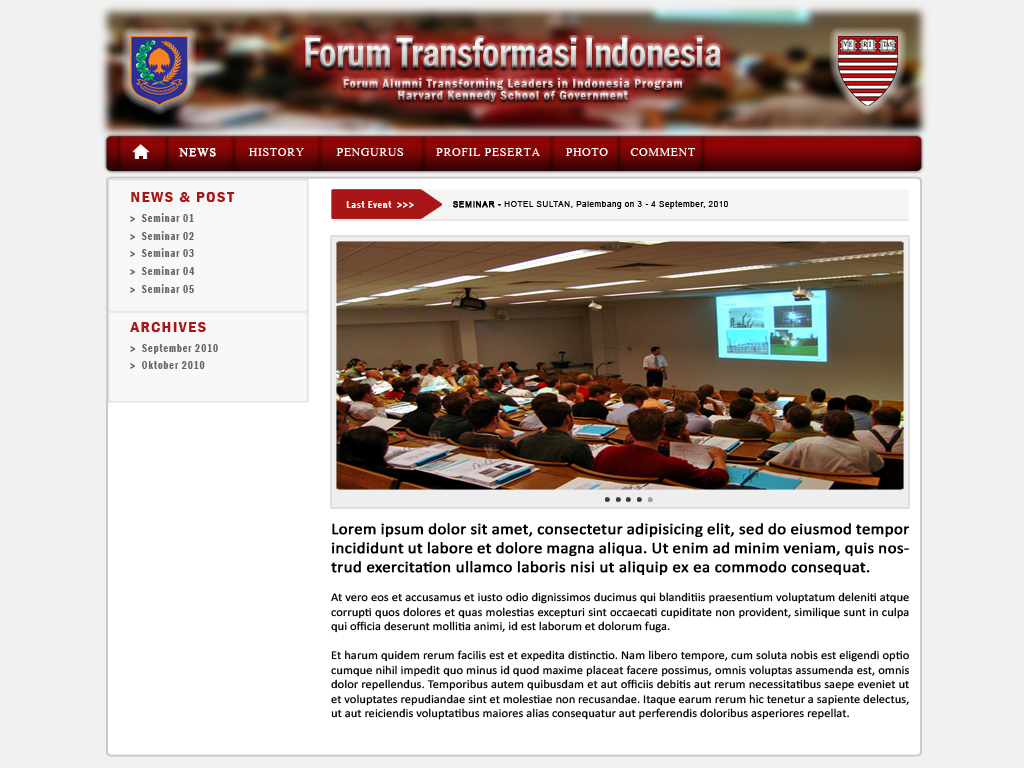
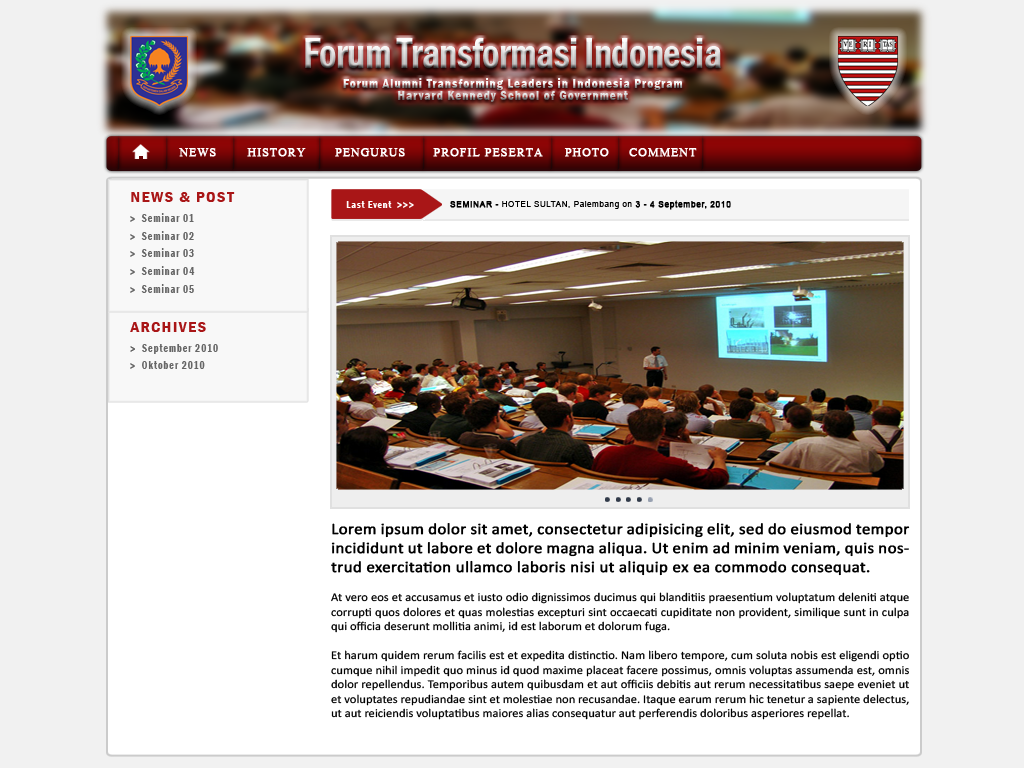
Before/after of a 1024 x 768 layered artwork. What changed in the layer stack:
painted on "HISTORY" over left=247, top=148, right=306, bottom=157
painted on "Pengurus" over left=335, top=148, right=405, bottom=157
painted on "Profil Peserta" over left=433, top=148, right=543, bottom=157
painted on "Photo" over left=564, top=148, right=609, bottom=157
painted on "Comment" over left=629, top=148, right=697, bottom=157
painted on "SEMINAR - HOTEL SULTAN, Palemb" over left=450, top=200, right=731, bottom=210
